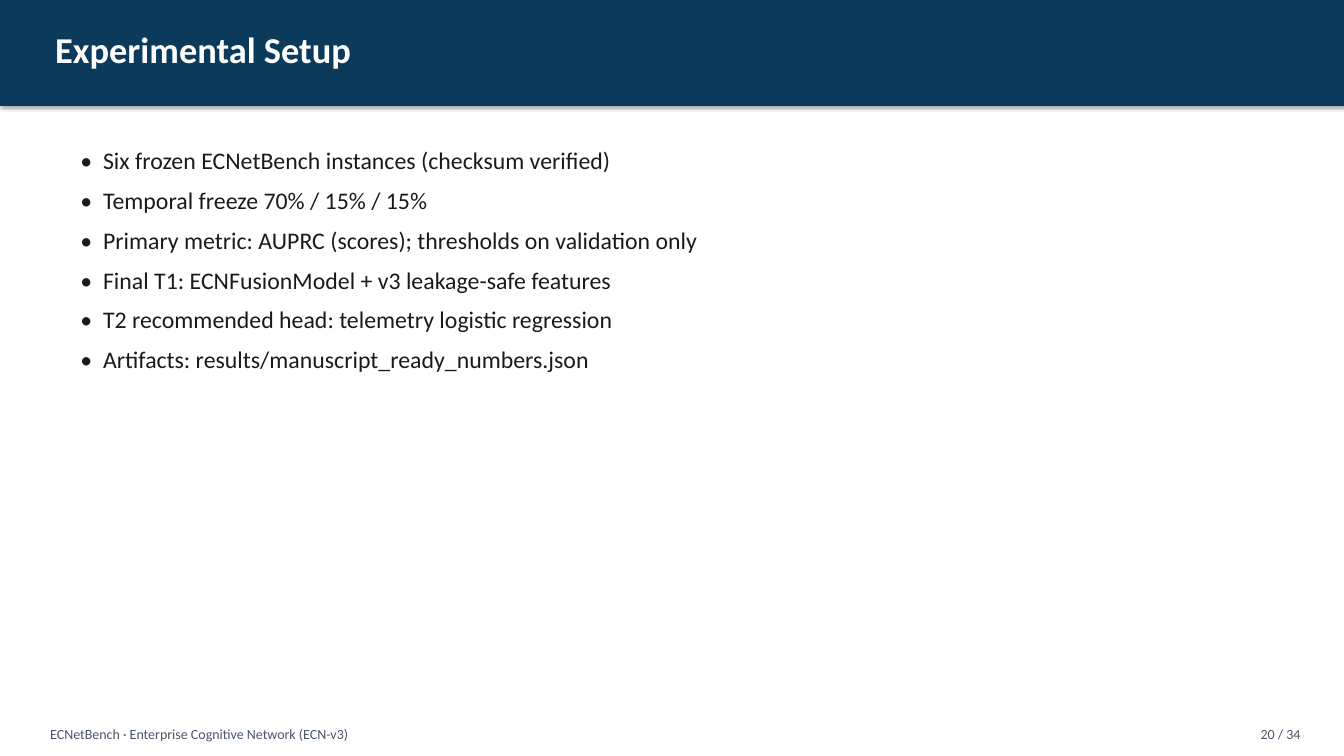
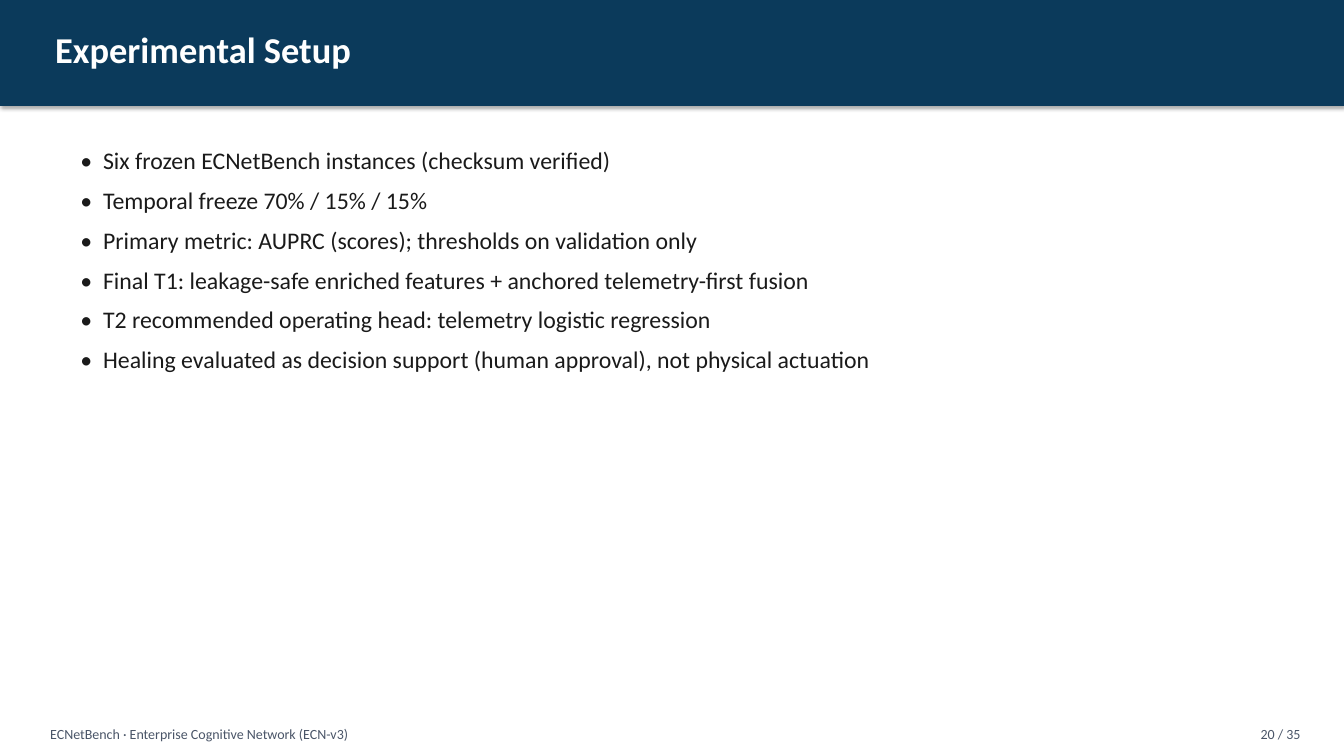
Before and after one commit to Audrey2023uh/Network-Multi-Agent, a slide deck: slide 20 of presentation/Network_Journal_Presentation.pptx. Drawn at 1344x756 pixels with LibreOffice and Linux fonts; fonts in the diff are those of the drawing. Boxes give left, top, right and bottom in pixels: in the first picture for what was removed or moved away, otherwise in the second. Text is boxed around its words. In the diff, an @@ line names an element or a change of style, - is before the commit and + after.

```diff
--- a/presentation/Network_Journal_Presentation.pptx
+++ b/presentation/Network_Journal_Presentation.pptx
@@ text at <box>103,272,870,372</box>: text changed @@
-• Final T1: ECNFusionModel + v3 leakage-safe features
-• T2 recommended head: telemetry logistic regression
-• Artifacts: results/manuscript_ready_numbers.json
+• Final T1: leakage-safe enriched features + anchored telemetry-first fusion
+• T2 recommended operating head: telemetry logistic regression
+• Healing evaluated as decision support (human approval), not physical actuation
@@ text at <box>1261,730,1300,739</box>: text changed @@
-20 / 34
+20 / 35
```
Also in this commit, not shown: 32 other slides changed, 1 slide added, 18 other files.
